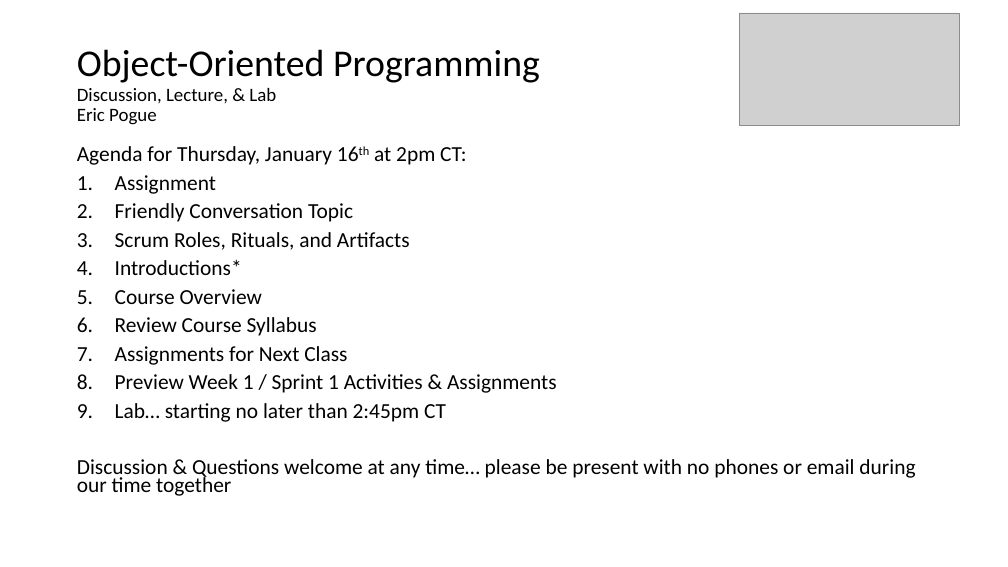
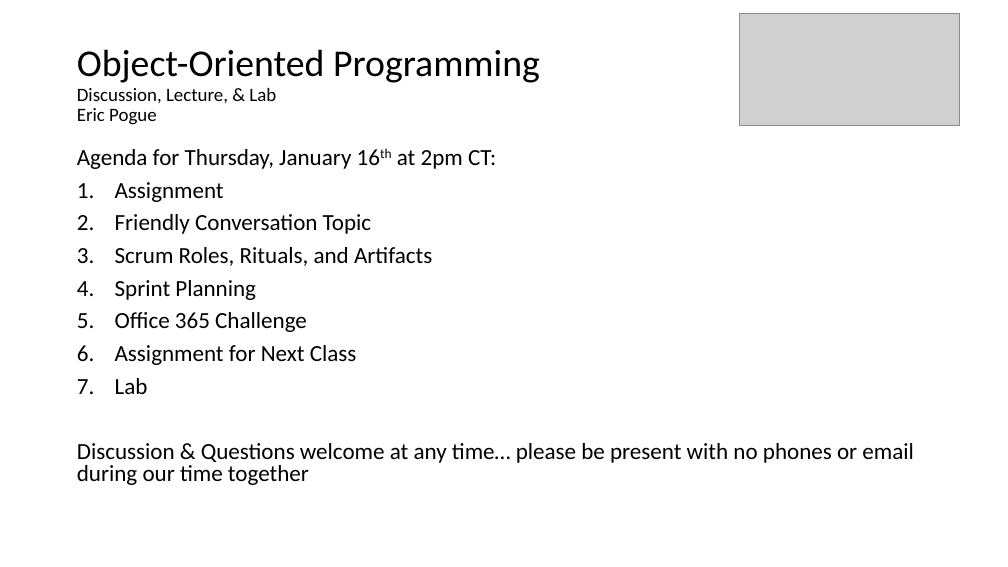
Before and after one commit to EricJPogue/CPSC-24500, a slide deck: slide 1 of lecture-slides/2020-01-16-oop.pptx. Drawn at 1008x567 pixels with LibreOffice and Linux fonts; fonts in the diff are those of the drawing; grey boxes stand for pictures. Boxes give left, top, right and bottom in pixels: in the first picture for what was removed or moved away, otherwise in the second. Text is boxed around its words. In the diff, an @@ line names an element or a change of style, - is before the commit and + after.

Commit message:
Update file.

```diff
--- a/lecture-slides/2020-01-16-oop.pptx
+++ b/lecture-slides/2020-01-16-oop.pptx
@@ text at [77, 149, 914, 485]: size 20.4 to 22 pt in "Agenda for Thursday, January 16th at 2pm ...", "Assignment", "Friendly Conversation Topic", "Scrum Roles, Rituals, and Artifacts" and 1 more places; line spacing 0.7 to 0.8 @@
@@ text at [115, 280, 357, 394]: text changed; size 20.4 to 22 pt @@
-4. Introductions*
-5. Course Overview
-6. Review Course Syllabus
-7. Assignments for Next Class
-8. Preview Week 1 / Sprint 1 Activities & Assignments
-9. Lab… starting no later than 2:45pm CT
+4. Sprint Planning
+5. Office 365 Challenge
+6. Assignment for Next Class
+7. Lab
```
